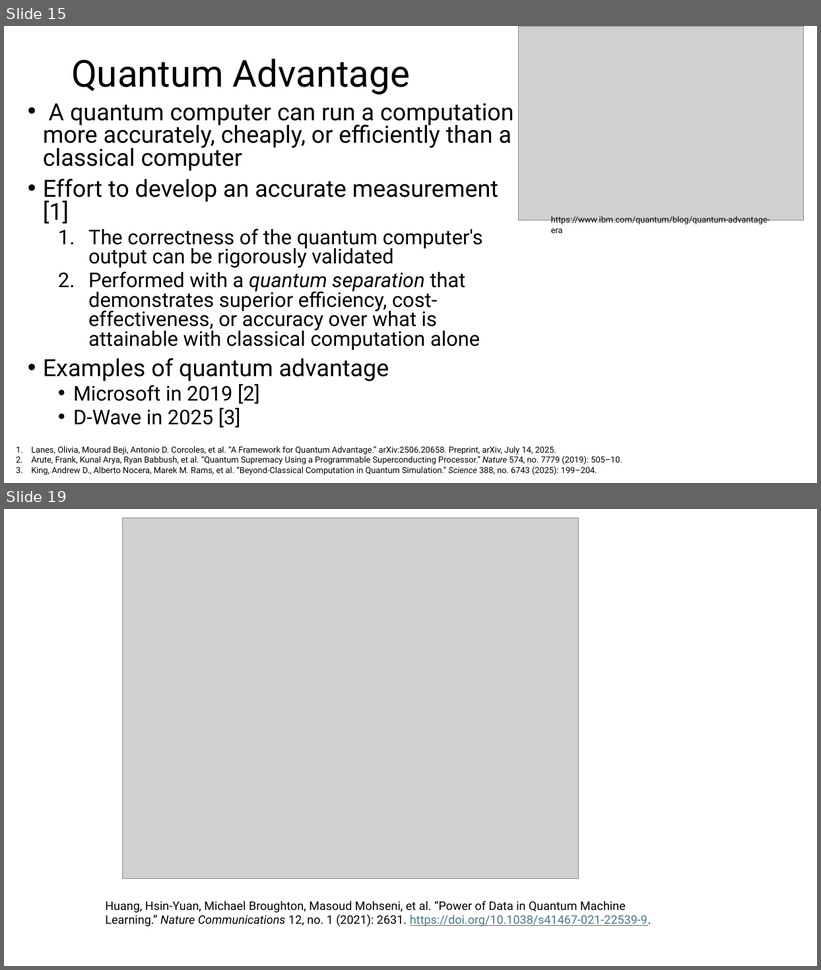
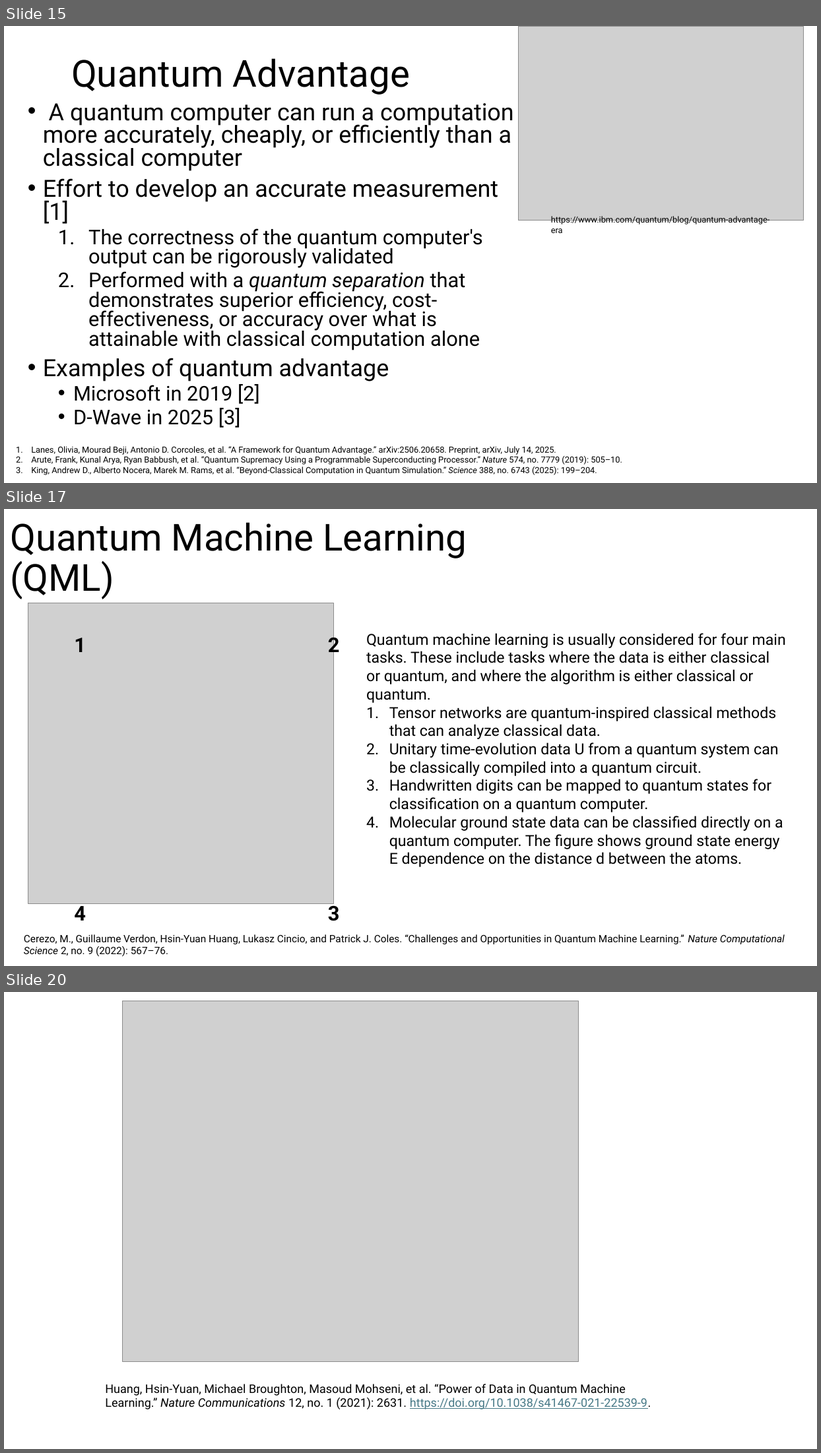
Before and after one commit to aebergl/Presentations, a slide deck: QuantumComputing.pptx. Shown one above the other, each under a label of ours: slides 15 and 19 before the commit, slides 15, 17 and 20 after it; the slides between them are not shown. The pictures are 821x970 and 821x1453 pixels, drawn with LibreOffice and Linux fonts; fonts in the diff are those of the drawing; grey boxes stand for pictures. Boxes give left, top, right and bottom in pixels: in the first picture for what was removed or moved away, otherwise in the second. Text is boxed around its words. In the diff, an @@ line names an element or a change of style, - is before the commit and + after.

```diff
--- a/QuantumComputing.pptx
+++ b/QuantumComputing.pptx
@@ slide 17 added at (4, 509, 817, 966), background #FFFFFF @@
@@ title added at (10, 522, 467, 599), 44 pt, text #000000 @@
+Quantum Machine Learning (QML)
@@ picture added at (28, 603, 333, 904) @@
@@ text added at (74, 638, 86, 652), 24 pt, text #000000, bold @@
+1
@@ text added at (328, 634, 340, 657), 24 pt, text #000000, bold @@
+2
@@ text added at (366, 633, 786, 867), 18 pt, text #000000 @@
+Quantum machine learning is usually considered for four main tasks. These include tasks where the data is either classical or quantum, and where the algorithm is either classical or quantum.
+1. Tensor networks are quantum-inspired classical methods that can analyze classical data.
+2. Unitary time-evolution data U from a quantum system can be classically compiled into a quantum circuit.
+3. Handwritten digits can be mapped to quantum states for classiﬁcation on a quantum computer.
+4. Molecular ground state data can be classiﬁed directly on a quantum computer. The ﬁgure shows ground state energy E dependence on the distance d between the atoms.
@@ text added at (74, 902, 86, 921), 24 pt, text #000000, bold @@
+4
@@ text added at (328, 902, 340, 921), 24 pt, text #000000, bold @@
+3
@@ text added at (24, 935, 785, 957), 12 pt, text #000000 @@
+Cerezo, M., Guillaume Verdon, Hsin-Yuan Huang, Lukasz Cincio, and Patrick J. Coles. “Challenges and Opportunities in Quantum Machine Learning.” Nature Computational Science 2, no. 9 (2022): 567–76.
@@ what was slide 19 is now slide 20 @@
```
Also in this commit, not shown: 6 slides changed, 9 other slides added, 4 slides removed, 1 other file.
